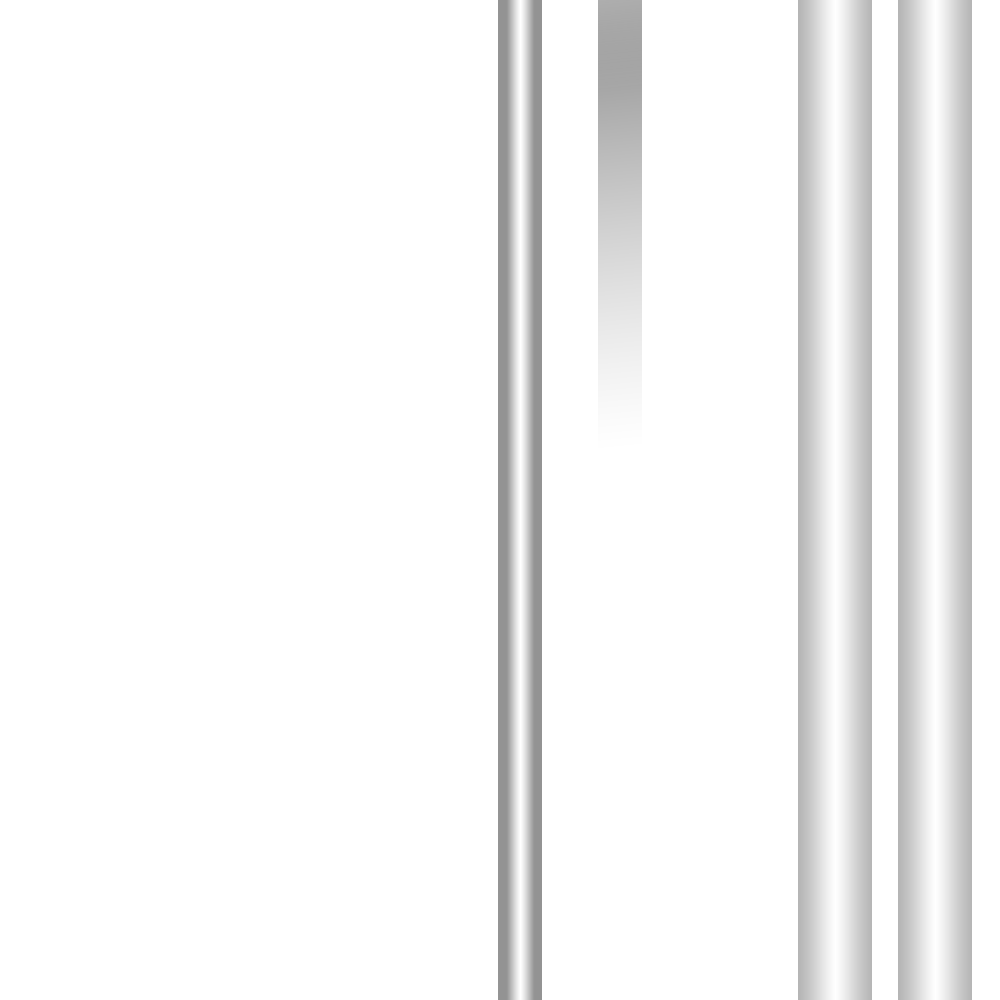
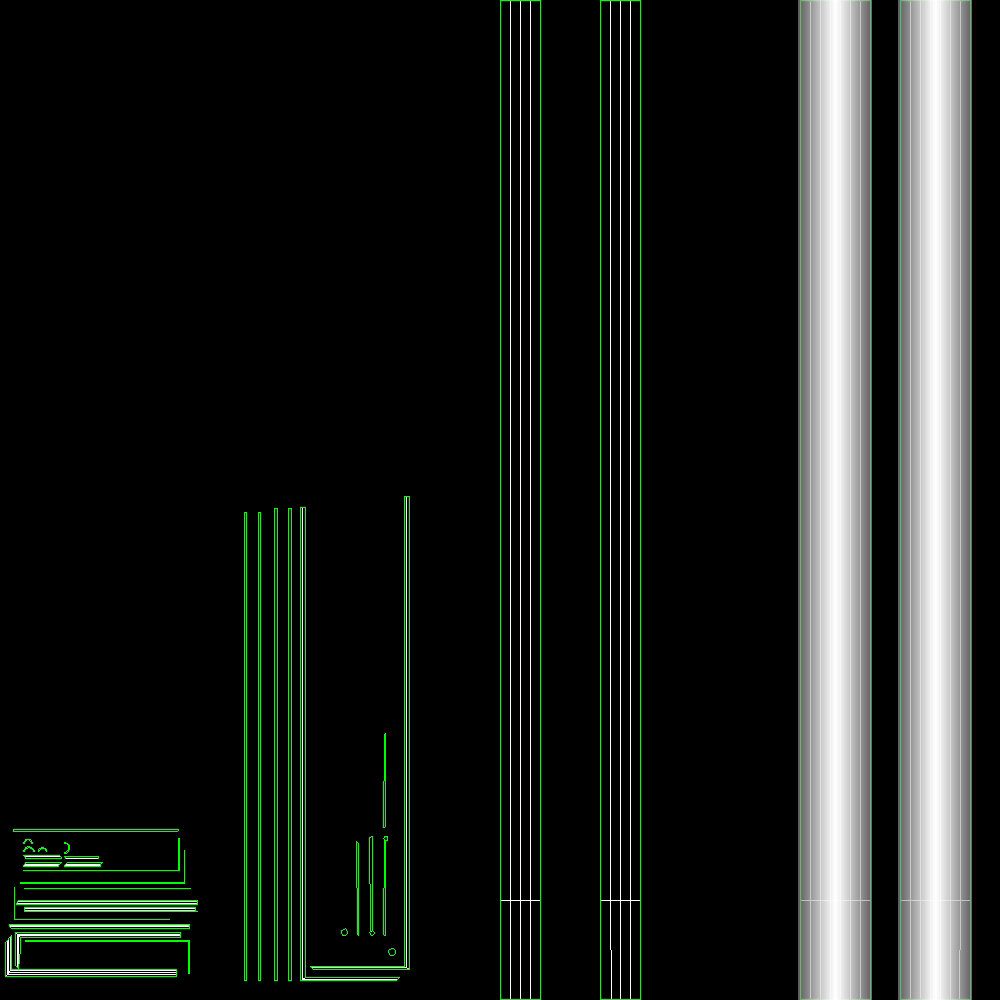
The second (1000, 1000) image is a revision of the first. Changes to its layers:
renamed "Градиентная заливка 1 копия" to "Градиентная заливка 1 копия 2", hid it, painted on it over [596, 0, 642, 1000]
removed layer "Градиентная заливка 1" over [498, 0, 542, 1000]
showed "Фон" over [0, 0, 1000, 1000]
